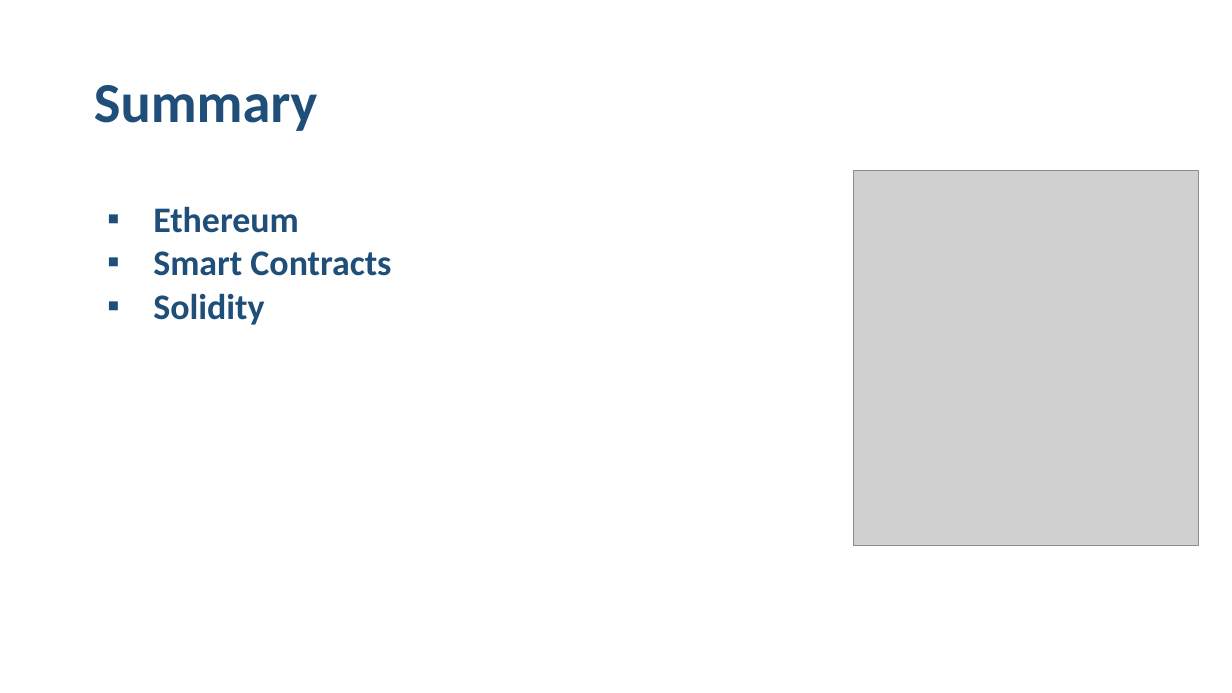
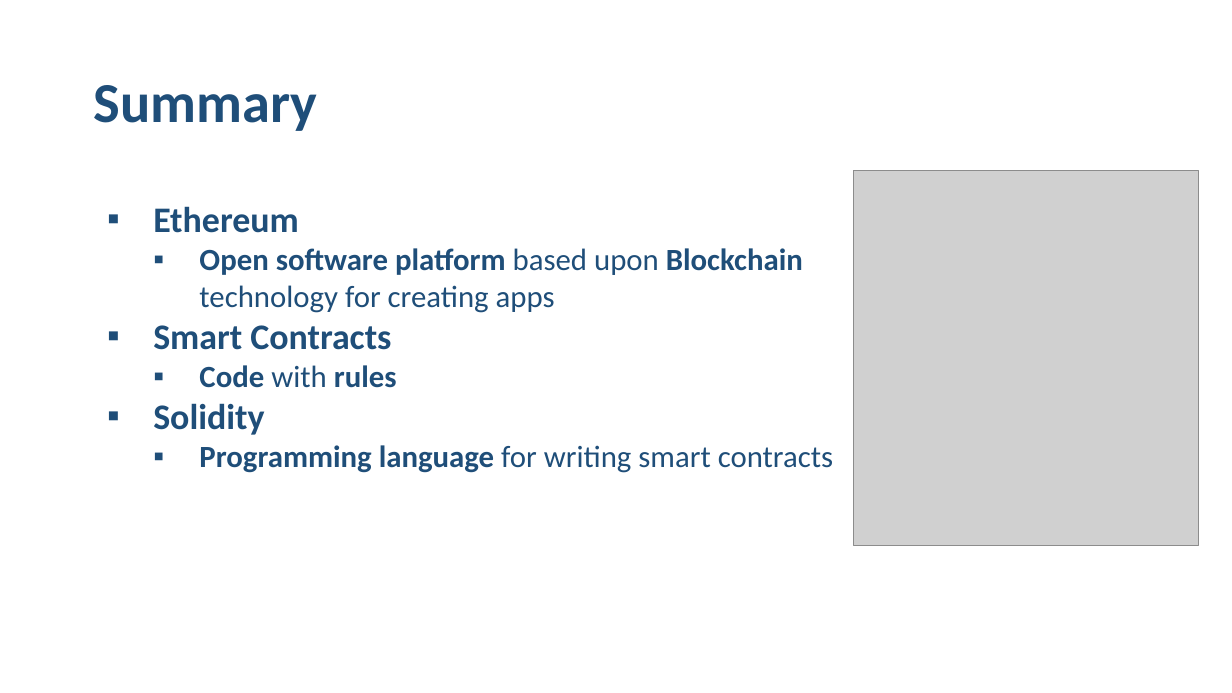
Before and after one commit to mdamyanova/Blockchain-Basics-Mini-Course, a slide deck: slide 12 of 03.Ethereum, Smart Contracts/03.Blockchain-Ethereum, Smart Contracts Introduction-Presentation.pptx. Drawn at 1232x693 pixels with LibreOffice and Linux fonts; fonts in the diff are those of the drawing; grey boxes stand for pictures. Boxes give left, top, right and bottom in pixels: in the first picture for what was removed or moved away, otherwise in the second. Text is boxed around its words. In the diff, an @@ line names an element or a change of style, - is before the commit and + after.

```diff
--- a/03.Ethereum, Smart Contracts/03.Blockchain-Ethereum, Smart Contracts Introduction-Presentation.pptx
+++ b/03.Ethereum, Smart Contracts/03.Blockchain-Ethereum, Smart Contracts Introduction-Presentation.pptx
@@ text at (199, 248, 803, 313): paragraph added @@
+  ▪ Open software platform based upon Blockchain technology for creating apps
@@ text at (199, 365, 397, 388): paragraph added @@
+  ▪ Code with rules
@@ text at (199, 445, 833, 473): paragraph added @@
+  ▪ Programming language for writing smart contracts
```
Also in this commit, not shown: 1 other slide changed.
